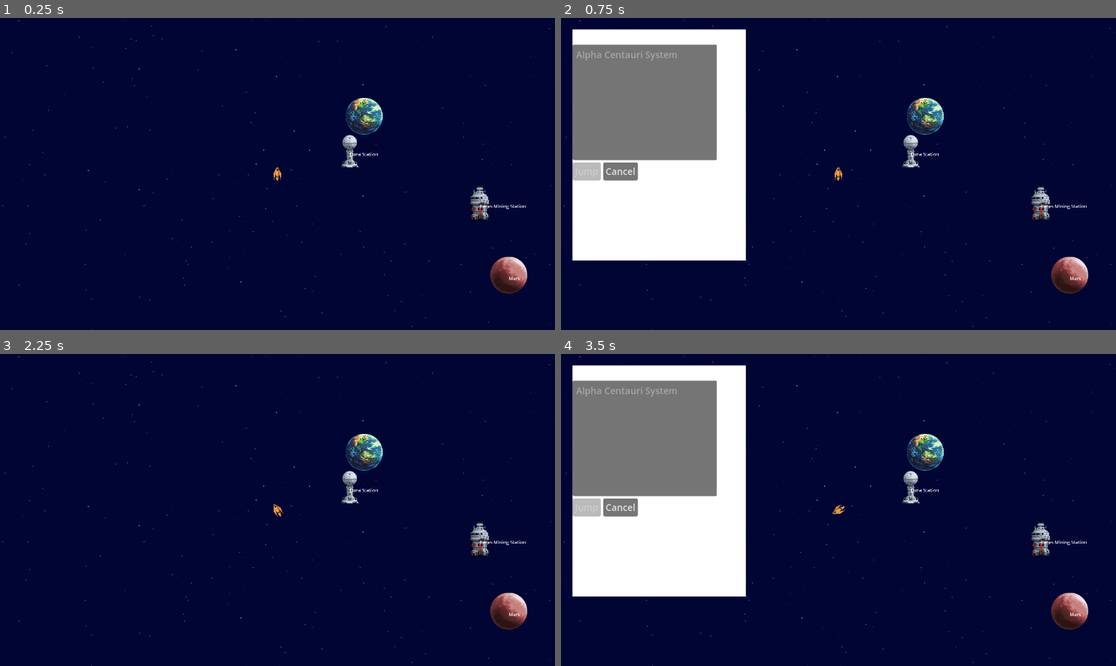
Above: before the commit, frames 1-4 (two rows, left to right).
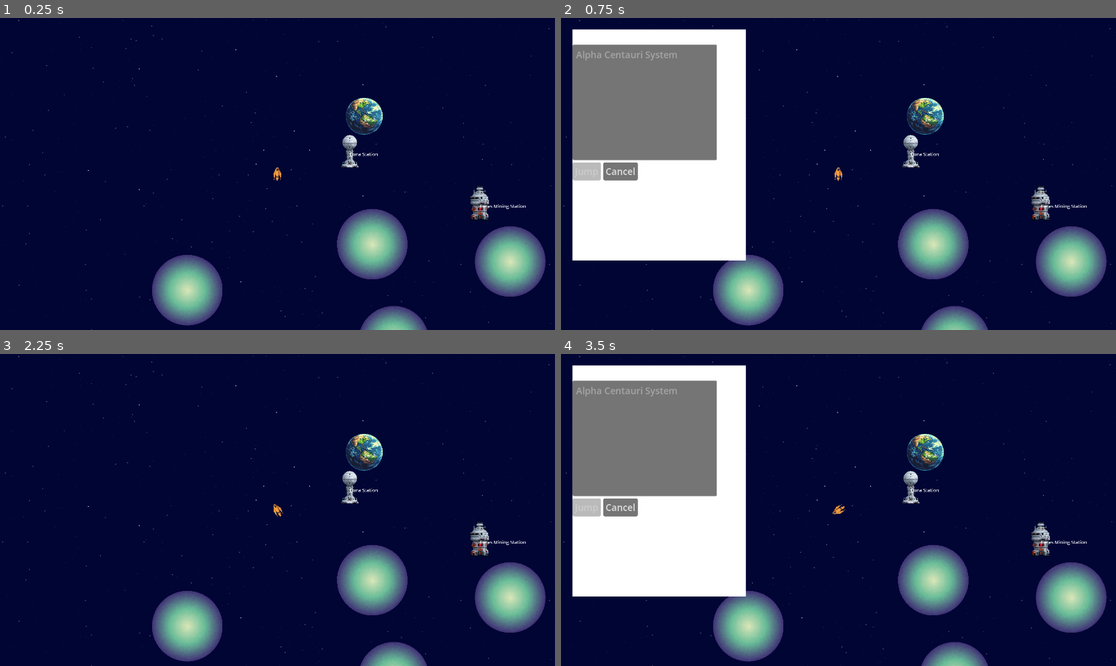
Above: after the commit, the same moments.

Repository: krets/GN_Prototype
Game: Godot game, scene res://scenes/Main.tscn
Two runs of this game, one before a commit and one after it. Both use one fixed random seed, a clock stepped at 60 frames per second and the inputs below.
Inputs:
- Up to frame 1 (0.25 s): no input
- Up to frame 2 (0.75 s): tap Enter at 0.5 s; hold Right (turn_right) from 0.53 s (still down); hold H (hyperspace) from 0.53 s (still down)
- Up to frame 3 (2.25 s): release Right (turn_right) at 1.25 s; release H (hyperspace) at 1.25 s; click "Cancel" at 1.25 s; tap Space (interact) at 2, 2.1 s; hold Left (turn_left) from 2.03 s (still down)
- Up to frame 4 (3.5 s): tap Enter at 2.75 s; release Left (turn_left) at 2.78 s; hold Right (turn_right) from 2.78 s (still down); hold H (hyperspace) from 2.78 s (still down)

The runs differ from the first frame. In frame 1, 7.5% of the frame differs, in the area x 27-99%, y 61-100%; in frame 2, 7.4%; in frame 3, 7.5%; in frame 4, 7.4%.

Commit message:
Playing with planets
planet generator experiments

Diff:
--- /dev/null
+++ b/scenes/PlanetGenerator.tscn
@@ -0,0 +1,26 @@
+[gd_scene load_steps=3 format=3 uid="uid://dd0glb4j2cxhj"]
+
+[ext_resource type="Shader" uid="uid://cv8ldht1ogulc" path="res://shaders/PlanetShader_Basic.gdshader" id="1_pvb80"]
+
+[sub_resource type="ShaderMaterial" id="ShaderMaterial_hau3t"]
+shader = ExtResource("1_pvb80")
+shader_parameter/planet_radius = 0.477
+shader_parameter/edge_softness = 0.0
+shader_parameter/core_color = Color(0.8832, 0.92, 0.7728, 1)
+shader_parameter/mid_color = Color(0.42, 0.75, 0.6345, 1)
+shader_parameter/surface_color = Color(0.255862, 0.1911, 0.49, 1)
+shader_parameter/noise_scale = 26.065
+shader_parameter/noise_strength = 0.453
+shader_parameter/noise_octaves = 17.026
+shader_parameter/noise_persistence = 0.9
+shader_parameter/color_variation = 0.154
+shader_parameter/variation_tint = Color(0.6825, 0.78, 0.195, 1)
+
+[node name="PlanetGenerator" type="Node2D"]
+
+[node name="ColorRect" type="ColorRect" parent="."]
+material = SubResource("ShaderMaterial_hau3t")
+offset_left = -128.0
+offset_top = -128.0
+offset_right = 128.0
+offset_bottom = 128.0
--- a/scenes/SystemScene.tscn
+++ b/scenes/SystemScene.tscn
@@ -1,7 +1,8 @@
-[gd_scene load_steps=3 format=3 uid="uid://bs2vv8mki25h1"]
+[gd_scene load_steps=4 format=3 uid="uid://bs2vv8mki25h1"]
 
 [ext_resource type="Script" uid="uid://cad4qvt1p5umk" path="res://scripts/SystemScene.gd" id="1_gy4ls"]
 [ext_resource type="PackedScene" uid="uid://drb0em1la86we" path="res://scenes/ParallaxStarfield.tscn" id="2_df3l7"]
+[ext_resource type="PackedScene" uid="uid://dd0glb4j2cxhj" path="res://scenes/PlanetGenerator.tscn" id="3_yc7ia"]
 
 [node name="SystemScene" type="Node2D"]
 script = ExtResource("1_gy4ls")
@@ -11,3 +12,27 @@
 [node name="CelestialBodies" type="Node2D" parent="."]
 
 [node name="PlayerSpawn" type="Node2D" parent="."]
+
+[node name="PlanetGenerator" parent="." instance=ExtResource("3_yc7ia")]
+position = Vector2(402, 579)
+
+[node name="PlanetGenerator2" parent="." instance=ExtResource("3_yc7ia")]
+position = Vector2(1273, 458)
+
+[node name="PlanetGenerator3" parent="." instance=ExtResource("3_yc7ia")]
+position = Vector2(879, 913)
+
+[node name="PlanetGenerator4" parent="." instance=ExtResource("3_yc7ia")]
+position = Vector2(805, 303)
+
+[node name="PlanetGenerator5" parent="." instance=ExtResource("3_yc7ia")]
+position = Vector2(-312, 402)
+
+[node name="PlanetGenerator6" parent="." instance=ExtResource("3_yc7ia")]
+position = Vector2(328, 243)
+
+[node name="PlanetGenerator7" parent="." instance=ExtResource("3_yc7ia")]
+position = Vector2(-296, 1118)
+
+[node name="PlanetGenerator8" parent="." instance=ExtResource("3_yc7ia")]
+position = Vector2(423, 1319)
--- /dev/null
+++ b/shaders/PlanetShader_Basic.gdshader
@@ -0,0 +1,119 @@
+shader_type canvas_item;
+
+// === PLANET PARAMETERS ===
+// Basic shape and size
+uniform float planet_radius : hint_range(0.1, 0.5) = 0.4;
+uniform float edge_softness : hint_range(0.0, 0.1) = 0.02;
+
+// Core color system - from center to surface
+uniform vec3 core_color : source_color = vec3(1.0, 0.8, 0.3);
+uniform vec3 mid_color : source_color = vec3(0.8, 0.6, 0.4);
+uniform vec3 surface_color : source_color = vec3(0.4, 0.7, 0.3);
+
+// Noise parameters for surface variation
+uniform float noise_scale : hint_range(0.1, 100.0) = 3.0;
+uniform float noise_strength : hint_range(0.0, 1.0) = 0.5;
+uniform float noise_octaves : hint_range(1, 10) = 3;
+uniform float noise_persistence : hint_range(0.1, 0.9) = 0.5;
+
+// Color variation controls
+uniform float color_variation : hint_range(0.0, 1.0) = 0.3;
+uniform vec3 variation_tint : source_color = vec3(0.2, 0.5, 0.8);
+
+// === NOISE FUNCTIONS ===
+// Hash function for better random distribution
+vec2 hash22(vec2 p) {
+    p = vec2(dot(p, vec2(127.1, 311.7)), dot(p, vec2(269.5, 183.3)));
+    return -1.0 + 2.0 * fract(sin(p) * 43758.5453123);
+}
+
+// Improved noise function using gradients (similar to Perlin noise)
+float improved_noise(vec2 p) {
+    vec2 i = floor(p);
+    vec2 f = fract(p);
+
+    // Get gradient vectors for each corner
+    vec2 ga = hash22(i + vec2(0.0, 0.0));
+    vec2 gb = hash22(i + vec2(1.0, 0.0));
+    vec2 gc = hash22(i + vec2(0.0, 1.0));
+    vec2 gd = hash22(i + vec2(1.0, 1.0));
+
+    // Calculate dot products with distance vectors
+    float va = dot(ga, f - vec2(0.0, 0.0));
+    float vb = dot(gb, f - vec2(1.0, 0.0));
+    float vc = dot(gc, f - vec2(0.0, 1.0));
+    float vd = dot(gd, f - vec2(1.0, 1.0));
+
+    // Smooth interpolation (quintic for better results)
+    vec2 u = f * f * f * (f * (f * 6.0 - 15.0) + 10.0);
+
+    // Bilinear interpolation
+    return mix(mix(va, vb, u.x), mix(vc, vd, u.x), u.y);
+}
+
+// Smooth noise interpolation using the improved noise
+float smooth_noise(vec2 p) {
+    return improved_noise(p) * 0.5 + 0.5; // Remap from [-1,1] to [0,1]
+}
+
+// Fractal noise with multiple octaves
+float fractal_noise(vec2 p, float octaves, float persistence) {
+    float value = 0.0;
+    float amplitude = 1.0;
+    float frequency = 1.0;
+    float max_value = 0.0;
+
+    for (int i = 0; i < int(octaves); i++) {
+        value += smooth_noise(p * frequency) * amplitude;
+        max_value += amplitude;
+        amplitude *= persistence;
+        frequency *= 2.0;
+    }
+
+    return value / max_value;
+}
+
+// === MAIN SHADER FUNCTION ===
+void fragment() {
+    // Get UV coordinates centered around (0.5, 0.5)
+    vec2 uv = UV - 0.5;
+
+    // Calculate distance from center
+    float distance = length(uv);
+
+    // Create circular planet mask with soft edges
+    float planet_mask = 1.0 - smoothstep(planet_radius - edge_softness, planet_radius, distance);
+
+    // Generate noise for surface variation
+    vec2 noise_uv = uv * noise_scale;
+    float surface_noise = fractal_noise(noise_uv, noise_octaves, noise_persistence);
+
+    // Create radial gradient from core to surface
+    float radial_gradient = distance / planet_radius;
+    radial_gradient = clamp(radial_gradient, 0.0, 1.0);
+
+    // Apply noise to the gradient for surface variation
+    float modified_gradient = radial_gradient + (surface_noise - 0.5) * noise_strength;
+    modified_gradient = clamp(modified_gradient, 0.0, 1.0);
+
+    // Create base color using three-point gradient
+    vec3 base_color;
+    if (modified_gradient < 0.5) {
+        // Blend from core to mid color
+        base_color = mix(core_color, mid_color, modified_gradient * 2.0);
+    } else {
+        // Blend from mid to surface color
+        base_color = mix(mid_color, surface_color, (modified_gradient - 0.5) * 2.0);
+    }
+
+    // Add color variation using noise
+    float variation_noise = fractal_noise(noise_uv * 0.5, 2.0, 0.6);
+    vec3 varied_color = mix(base_color, base_color * variation_tint,
+                           variation_noise * color_variation);
+
+    // Apply planet mask to create final color
+    vec3 final_color = varied_color * planet_mask;
+
+    // Set output color with alpha for transparency
+    COLOR = vec4(final_color, planet_mask);
+}
Not shown, added: shaders/PlanetShader_Basic.gdshader.uid
